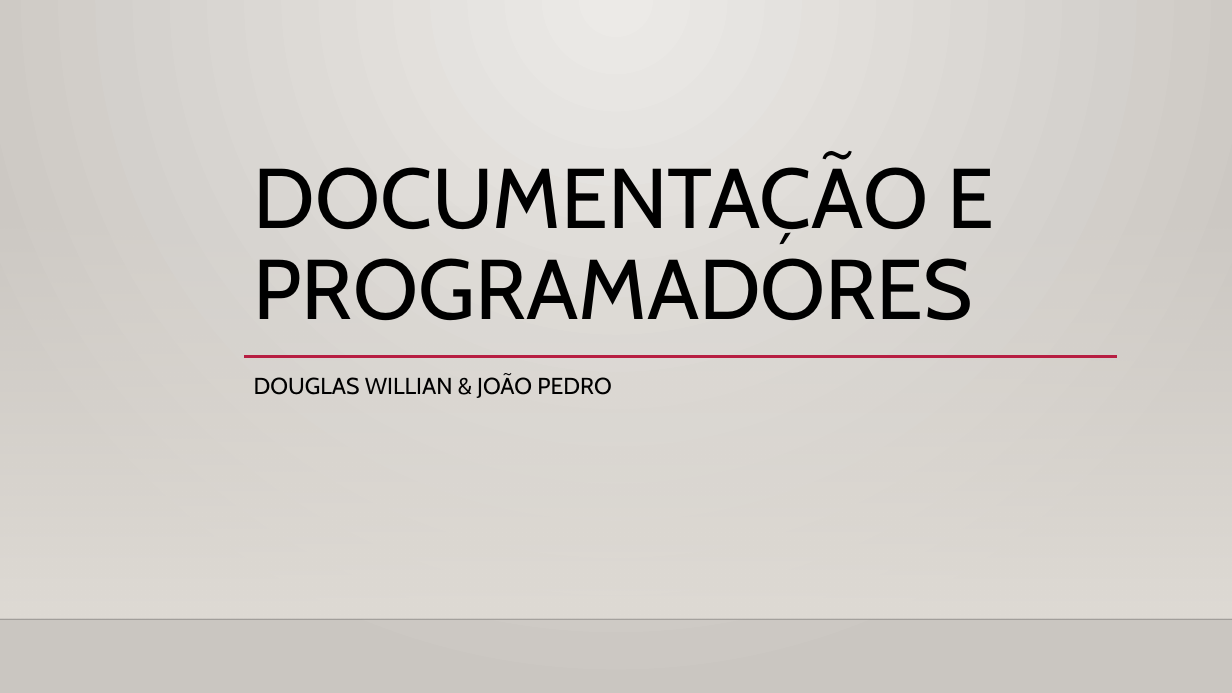
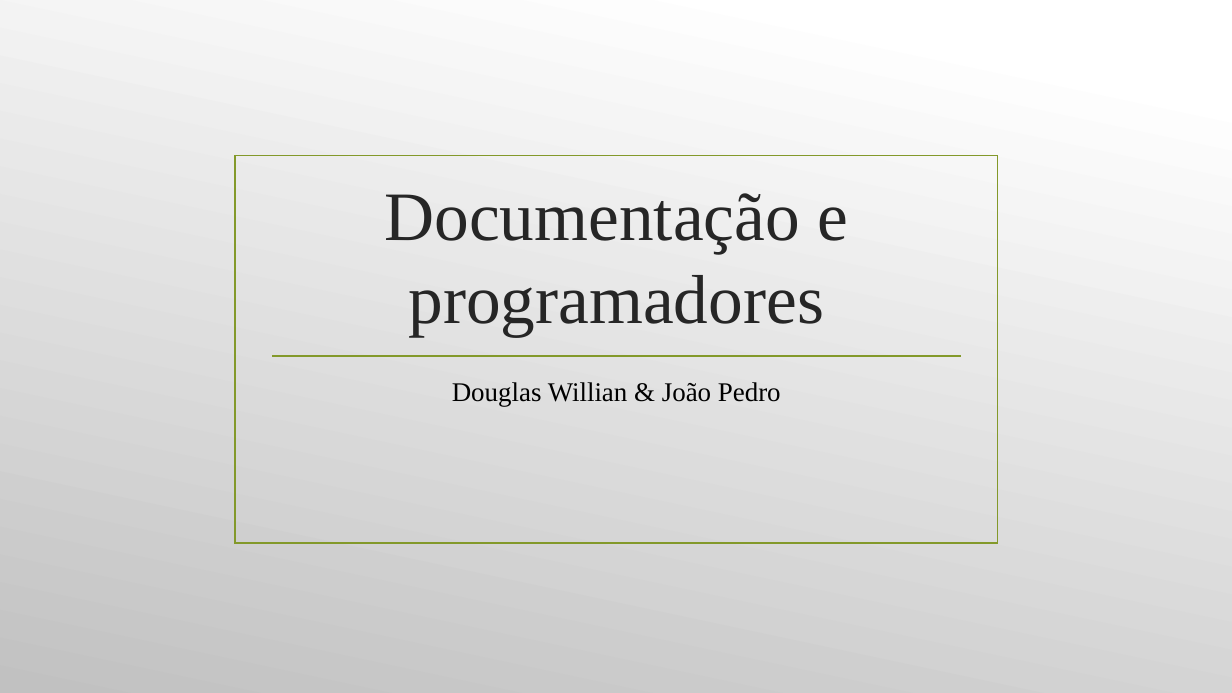
Before and after one commit to douglaswcastro/PQSAnaliseDocumentacao, a slide deck: slide 1 of Documentação e programadores.pptx. Drawn at 1232x693 pixels with LibreOffice and Linux fonts; fonts in the diff are those of the drawing; background and template pictures are left out. Boxes give left, top, right and bottom in pixels: in the first picture for what was removed or moved away, otherwise in the second. Text is boxed around its words. In the diff, an @@ line names an element or a change of style, - is before the commit and + after.

```diff
--- a/Documentação e programadores.pptx
+++ b/Documentação e programadores.pptx
@@ background gradient #ECEAE7 to #CAC7C1 to picture (left out) @@
@@ rectangle: place and size @@
-rectangle at bbox=[0, 204, 1232, 619]
+rectangle at bbox=[236, 156, 998, 543]
@@ rectangle at bbox=[236, 156, 998, 543]: fill gradient #DFDBD5 to none; outline none to #83992A 1.25 pt @@
@@ title at bbox=[385, 193, 848, 337]: text changed; size 66 to 54 pt; font Cabin to Times New Roman; text colour #000000 to #262626 @@
-DOCUMENTAÇÃO E PROGRAMADORES
+Documentação e programadores
@@ line moved from (244, 357) - (1117, 357) to (272, 356) - (961, 356) @@
@@ line (272, 356) - (961, 356): stroke #B71E42 2.5 pt to #83992A 1.25 pt @@
@@ subtitle at bbox=[452, 382, 781, 406]: text changed; size 18 to 21 pt; font Cabin to Times New Roman @@
-DOUGLAS WILLIAN & JOÃO PEDRO
+Douglas Willian & João Pedro
@@ line removed from (0, 619) to (1232, 619) @@
```
Also in this commit, not shown: 2 slides added, 1 slide removed, 1 other file.
